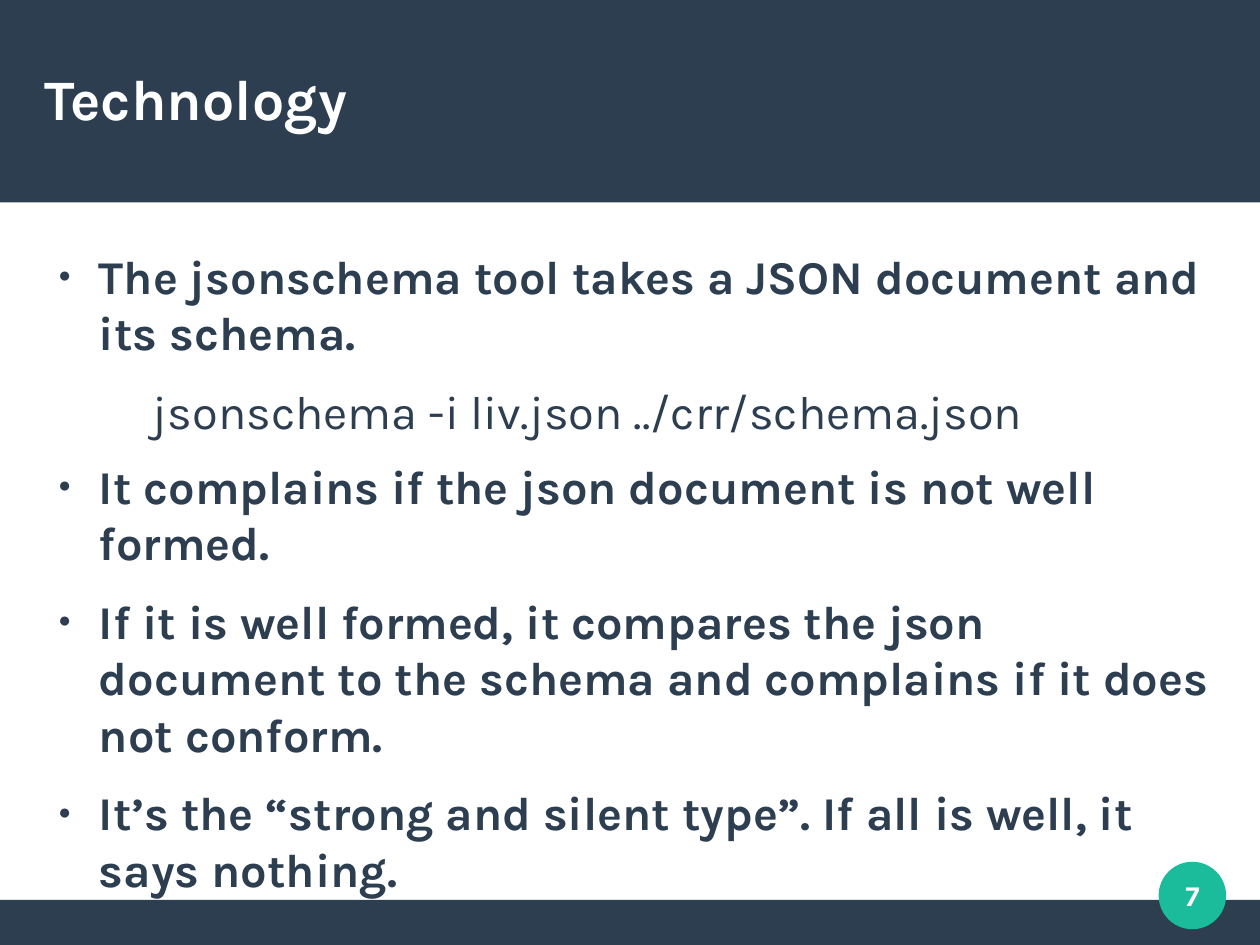
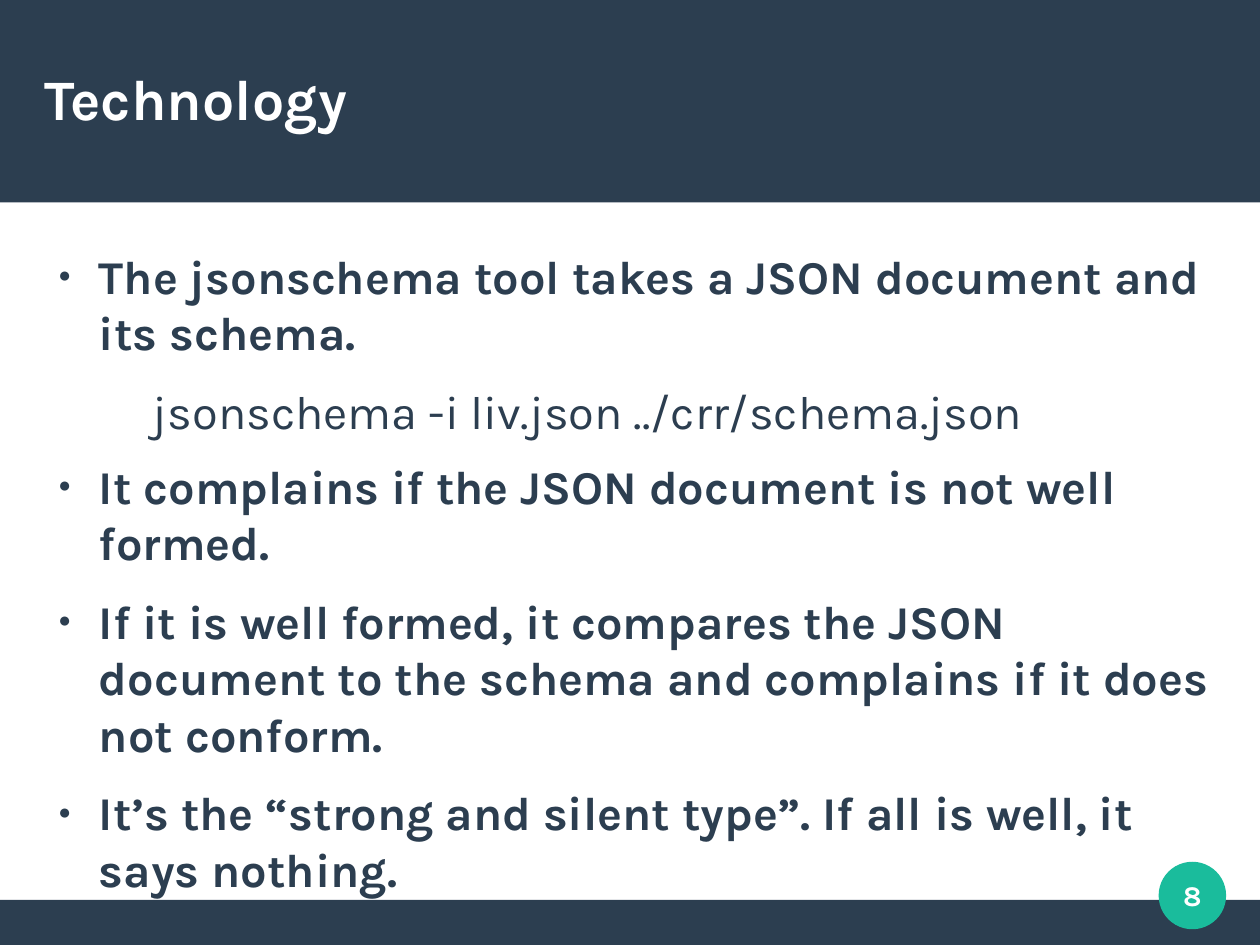
Before and after one commit to sjones-hep-ph-liv-ac-uk/json_info_system, a slide deck: slide 8 of v1.5/slides/json_info_system.odp (slide 7 before the commit). Drawn at 1260x945 pixels with LibreOffice and Linux fonts; fonts in the diff are those of the drawing. Boxes give left, top, right and bottom in pixels: in the first picture for what was removed or moved away, otherwise in the second. Text is boxed around its words. In the diff, an @@ line names an element or a change of style, - is before the commit and + after.

```diff
--- a/v1.5/slides/json_info_system.odp
+++ b/v1.5/slides/json_info_system.odp
@@ text at [99,470,1208,753]: text changed @@
-● It complains if the json document is not well formed.
-● If it is well formed, it compares the json document to the schema and complains if it does not conform.
+● It complains if the JSON document is not well formed.
+● If it is well formed, it compares the JSON document to the schema and complains if it does not conform.
@@ page number at [1183,887,1201,907]: text changed @@
-7
+8
```
Also in this commit, not shown: 11 other slides changed, 1 slide added, 1 other file.
